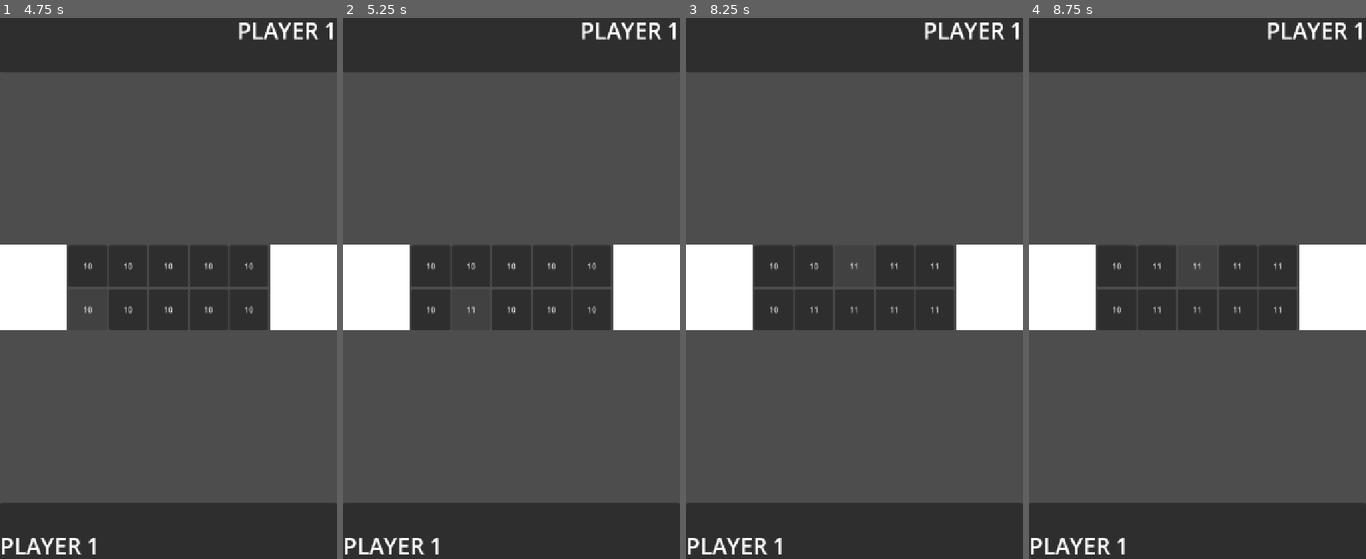
Above: before the commit, frames 1-4 (left to right).
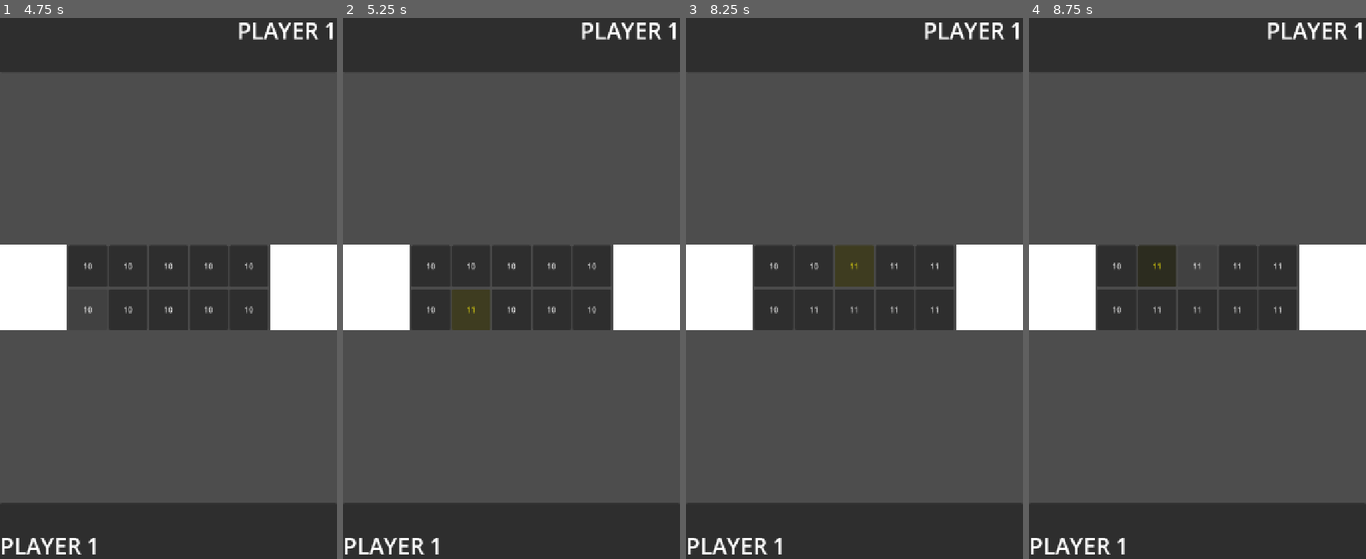
Above: after the commit, the same moments.

Repository: LeYohan-rgb/trad-games-hub
Game: Godot game, scene res://Scenes/adjiboto_room.tscn
Two runs of this game, one before a commit and one after it. Both use one fixed random seed, a clock stepped at 60 frames per second and the inputs below. This scene is started directly instead of the project's main scene.
Inputs:
- Up to frame 1 (4.75 s): click "10" at 0.5 s; click "10" at 1.25 s; click "10" at 2 s; click "10" at 2.75 s; click "10" at 3.5 s; click "10" at 4.25 s
- Up to frame 2 (5.25 s): click "11" at 5 s
- Up to frame 3 (8.25 s): click "11" at 5.75 s; click "11" at 6.5 s; click "11" at 7.25 s; click "11" at 8 s
- Up to frame 4 (8.75 s): no input

Frame 1 is identical in both runs. In frame 2, 0.8% of the frame differs, in the area x 32-44%, y 50-58%; in frame 3, 0.9%, in the area x 44-56%, y 42-50%; in frame 4, less than 0.1%.
Error before the commit: Out of bounds get index '0' (on base: 'Array[String]') (res://Scripts/adjiboto_room.gd:51)
Error after the commit: Out of bounds get index '0' (on base: 'Array[String]') (res://Scripts/adjiboto_room.gd:53)

Commit message:
Added a highlight feature when adding stones to other holes for clarity

Diff:
--- a/Scripts/adjiboto_room.gd
+++ b/Scripts/adjiboto_room.gd
@@ -3,6 +3,8 @@
 @onready var player_1_label = $player_1_panel/Label
 @onready var player_2_label = $player_2_panel/Label
 @onready var message_label = $Control/message_label
+
+var modulate_color = "e8dc0e"
 
 @onready var game_holes= {
 	1: $HBoxContainer/holes_container/btn_1_1,
@@ -107,10 +109,10 @@
 		if player == 0:
 			return hole_num
 		else:
-			return hole_num + 5
+			return mod_10_index(5 + hole_num)
 	else:
 		if player == 0:
-			return hole_num + 5
+			return mod_10_index(5 + hole_num)
 		else:
 			return hole_num
 func get_stone(player, plr_interface, hole_num):
@@ -118,10 +120,10 @@
 		if player == 0:
 			return game_holes[hole_num]
 		else:
-			return game_holes[5 + hole_num]
+			return game_holes[mod_10_index(5 + hole_num)]
 	else:
 		if player == 0:
-			return game_holes[5 + hole_num]
+			return game_holes[mod_10_index(5 + hole_num)]
 		else:
 			return game_holes[hole_num]
 
@@ -148,10 +150,19 @@
 
 func loop_through_holes(hole_num, plr, plr_interface, stones_removed):
 	for i in range(stones_removed):
-		prints(get_stone_by_index(plr, plr_interface, mod_10_index(hole_num + i + 1)), plr, plr_interface, mod_10_index(hole_num + 1 + i))
 		game_state[get_stone_by_index(plr, plr_interface, mod_10_index(hole_num + i + 1))] += 1
 		get_stone(plr, plr_interface, mod_10_index(hole_num + i + 1)).text = str(int(get_stone(plr, plr_interface, mod_10_index(hole_num + i + 1)).text) + 1)
+		get_stone(plr, plr_interface, mod_10_index(hole_num + i + 1)).modulate = modulate_color
 		await get_tree().create_timer(0.5).timeout
+		get_stone(plr, plr_interface, mod_10_index(hole_num + i + 1)).modulate = "ffffff"
+
+	game_state["game_turn"] += 1
+	if game_state["turn"] == 0:
+		game_state["turn"] = 1
+	else:
+		game_state["turn"] = 0
+	message_label.text = "It's " + Global.players[game_state["turn"]] + "'s turn!"
+	game_paused = false
 
 func mod_10_index(num):
 	if num % 10 == 0:
